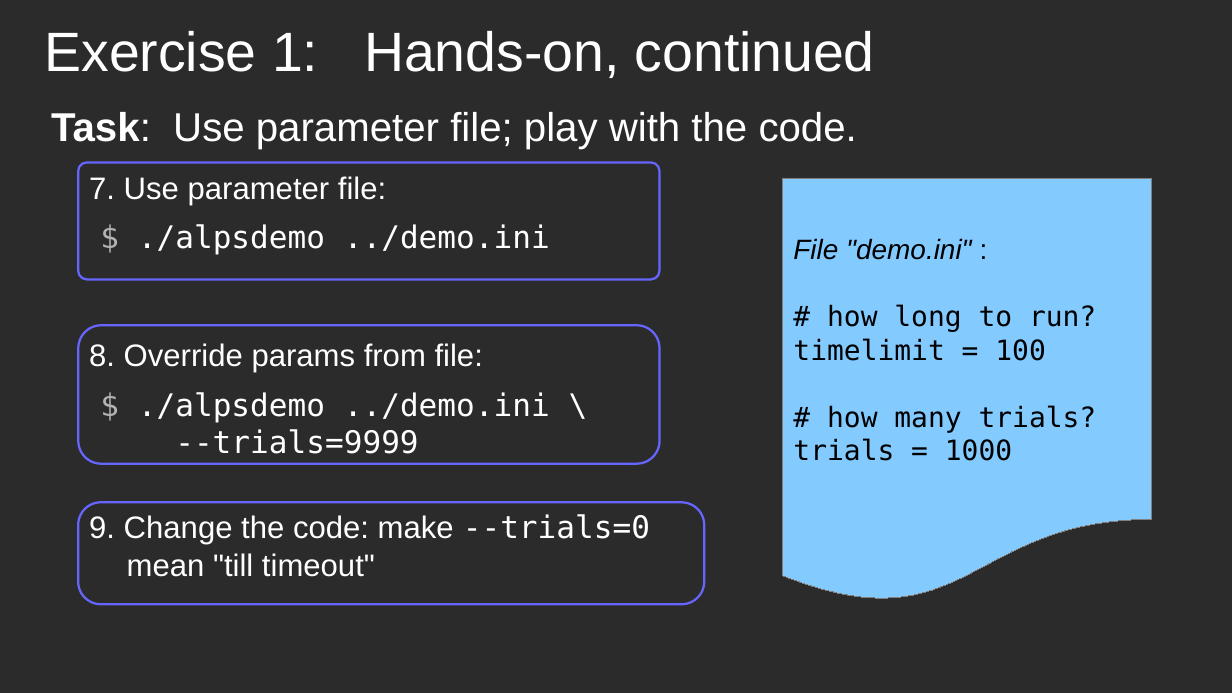
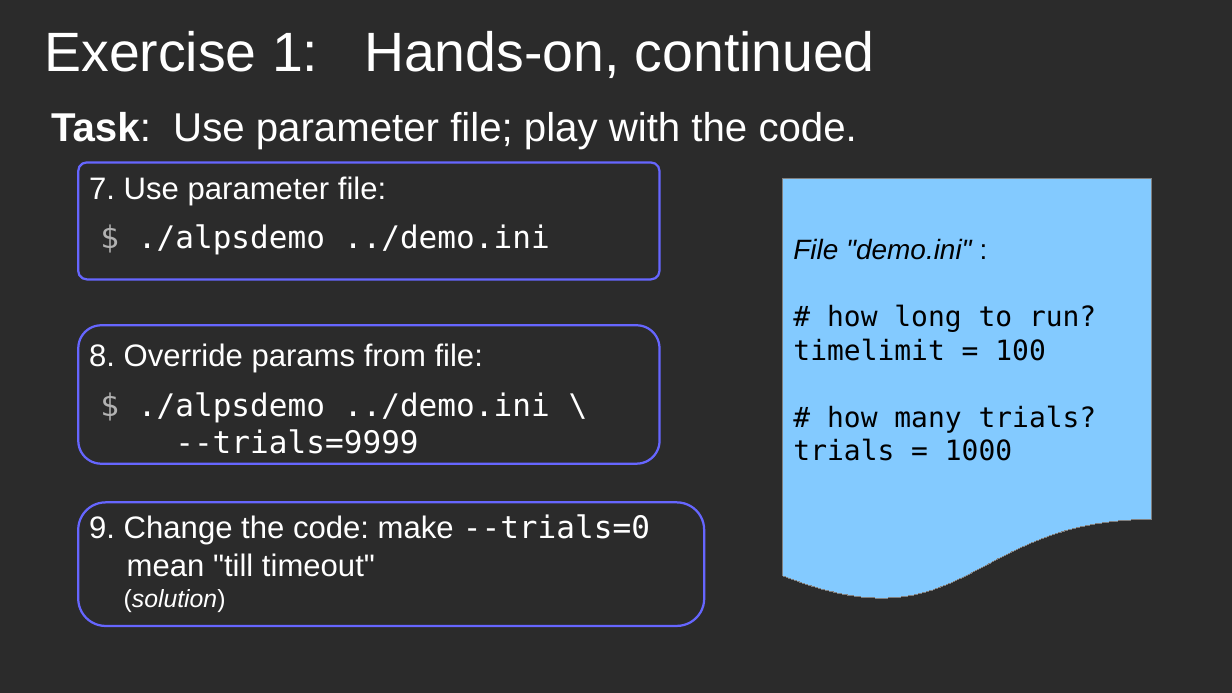
Before and after one commit to ALPSCore/Tutorial2, a slide deck: slide 11 of talk/overview.odp. Drawn at 1232x693 pixels with LibreOffice and Linux fonts; fonts in the diff are those of the drawing; background and template pictures are left out; a plain dark background stands for a picture behind light text. Boxes give left, top, right and bottom in pixels: in the first picture for what was removed or moved away, otherwise in the second. Text is boxed around its words. In the diff, an @@ line names an element or a change of style, - is before the commit and + after.

```diff
--- a/talk/overview.odp
+++ b/talk/overview.odp
@@ rounded rectangle: place and size @@
-rounded rectangle at (78, 502, 704, 604)
+rounded rectangle at (78, 502, 704, 626)
@@ text at (124, 589, 226, 612): paragraph added @@
+(solution)
```
Also in this commit, not shown: 10 other slides changed, 1 slide added, 1 other file.
